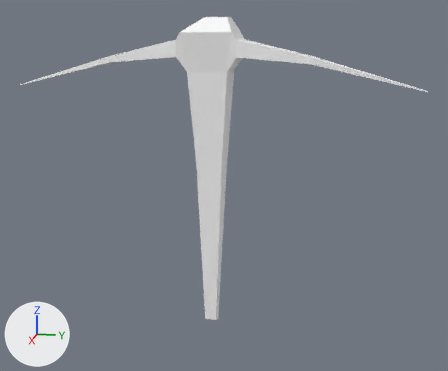
Before and after pictures for a commit that changed the glTF model assets/models/pickaxe.glb.
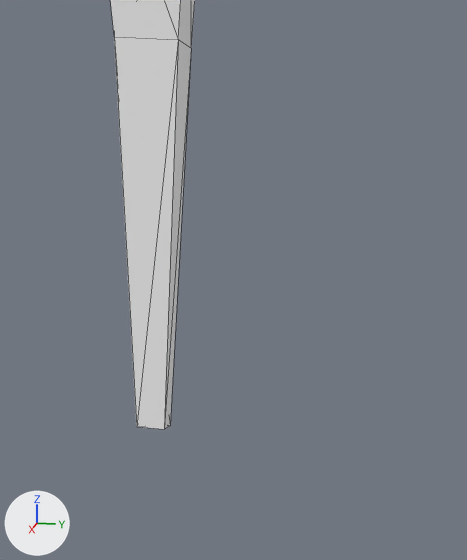
There are two pictures of each version: one whole from a camera (50 mm lens) standing at (1.414, 0.313, 0.407) and looking at (-0.013, 0.027, 0.05), one close up on the part from 34% to 75% of the width and 41% to 100% of the height. The lights are fixed; the arrows at lower left show +X, +Y and +Z. The close-ups show mesh edges as thin lines. Where no turn or scale is listed for an object, it has been applied to the vertices. Vertices at the same position are counted once.
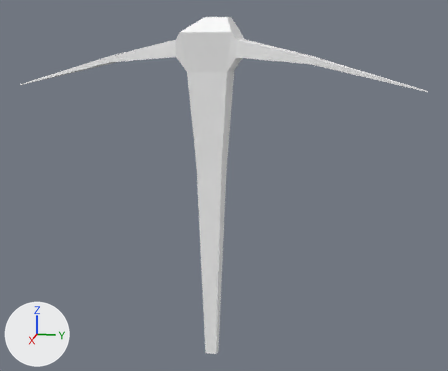
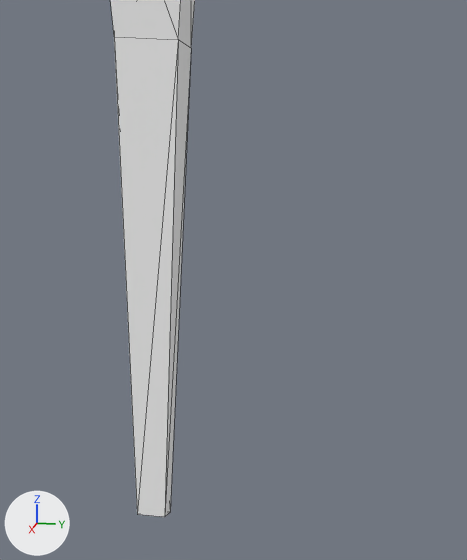
Changed parts and their boxes (x1, y1, x2, y2) in the close-ups (467 x 560 px; the box of a moved part takes in the faces that stretch with it):
'Cube.001', reshaped
    before: (110, 0, 195, 429)
    after: (110, 0, 195, 517)
part 1 of me_cube_001, moved or reshaped
    before: (114, 44, 191, 429)
    after: (114, 44, 191, 517)

The change, as a diff of the scene's bpy script:
```diff
--- a/assets/models/pickaxe.glb.py
+++ b/assets/models/pickaxe.glb.py
@@ me_cube_001 @@
 me_cube_001.from_pydata(...)  # 44 vertices, 84 faces; spans x -0.058..0.058, y -0.478..0.478, z -0.302..0.441
 # used by ob_cube_001; location = (0.0, 0.0, 0.0)
 # before: 40 (-0.019, -0.017, -0.293), 41 (-0.019, 0.011, -0.302) at pixel (170, 425), 42 (0.008, -0.017, -0.293) at pixel (136, 426), 43 (0.008, 0.011, -0.293) at pixel (164, 429)
+# me_cube_001 part 1
+for i in [*range(40, 44)]: me_cube_001.vertices[i].co += Vector((0.0, 0.0, -0.095))
 me_cube_001.materials.append(mat_defaultmaterial)
```
